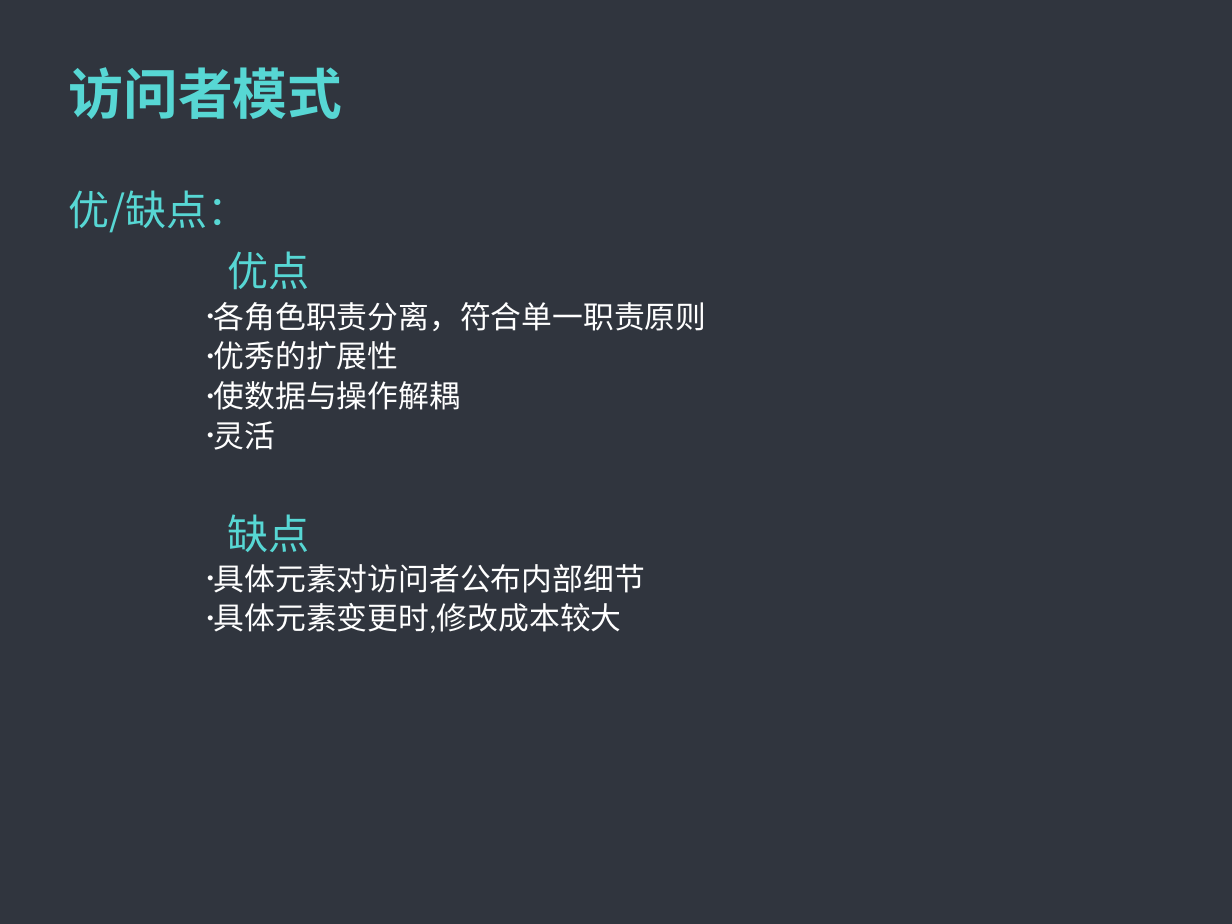
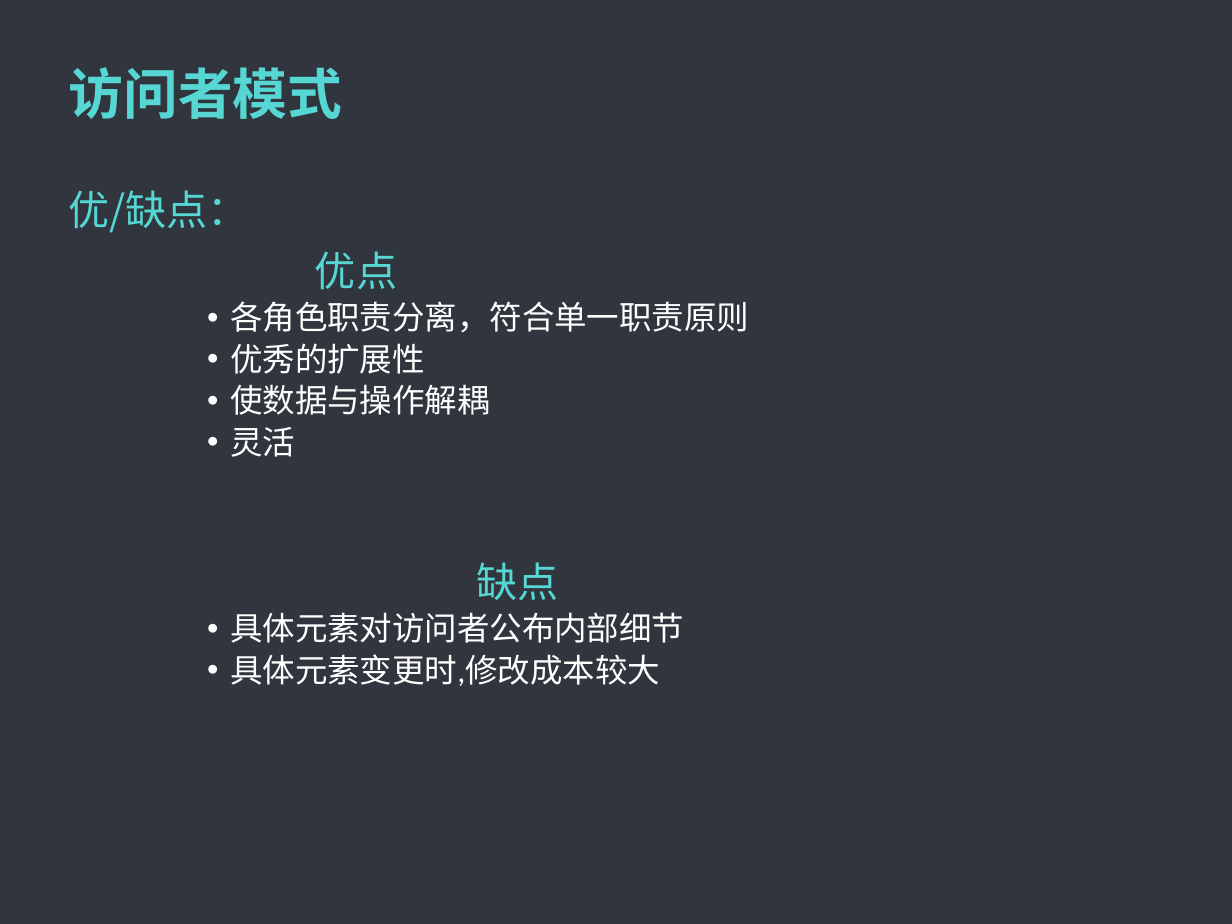
Before and after one commit to MintLy/JavaDesignMode, a slide deck: slide 48 of DesignMode.ppt. Drawn at 1232x924 pixels with LibreOffice and Linux fonts; fonts in the diff are those of the drawing; background and template pictures are left out. Boxes give left, top, right and bottom in pixels: in the first picture for what was removed or moved away, otherwise in the second. Text is boxed around its words. In the diff, an @@ line names an element or a change of style, - is before the commit and + after.

Commit message:
ppt Fixed format

```diff
--- a/DesignMode.ppt
+++ b/DesignMode.ppt
@@ text "优/缺点：" at (69, 190, 749, 686): size 18 to 19 pt in "各角色职责分离，符合单一职责原则", "优秀的扩展性", "使数据与操作解耦", "灵活" and 2 more places; indent changed @@
```
Also in this commit, not shown: 42 other slides changed.
